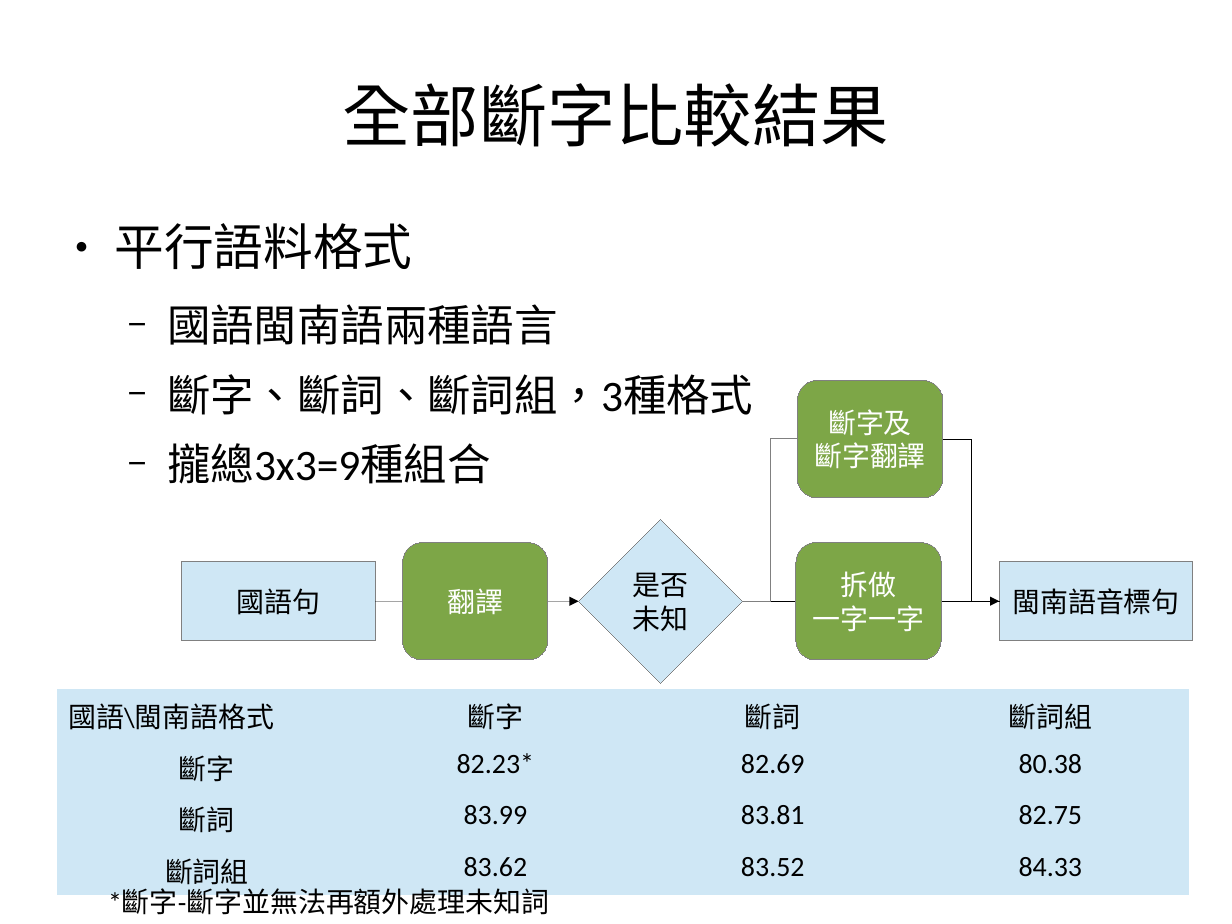
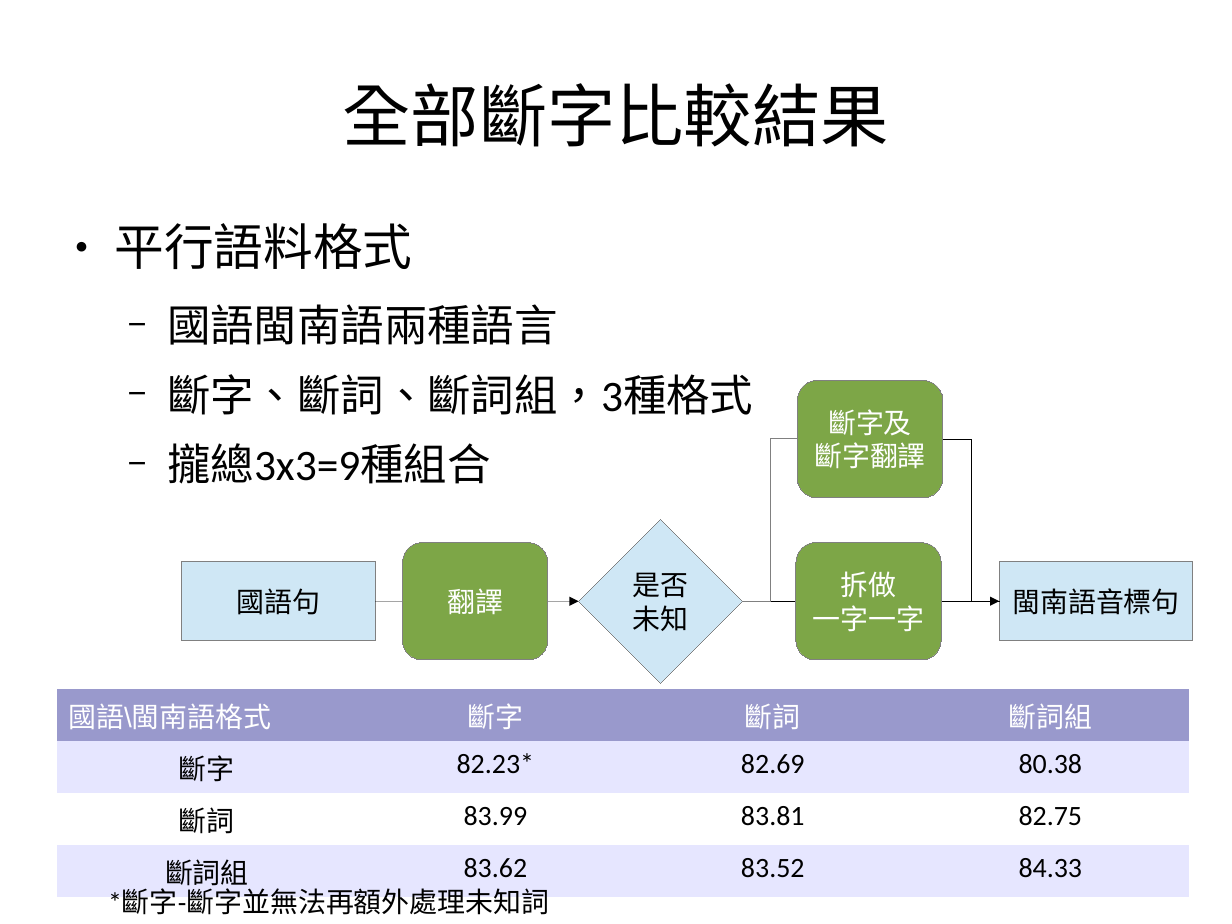
Before and after one commit to sih4sing5hong5/po3-ko3_tau5-iann2-phinn3, a slide deck: slide 12 of 翻譯報告.odp. Drawn at 1232x924 pixels with LibreOffice and Linux fonts; fonts in the diff are those of the drawing. Boxes give left, top, right and bottom in pixels: in the first picture for what was removed or moved away, otherwise in the second. Text is boxed around its words. In the diff, an @@ line names an element or a change of style, - is before the commit and + after.

```diff
--- a/翻譯報告.odp
+++ b/翻譯報告.odp
@@ table at <box>57,690,1188,894</box> @@
@@ fill #CFE7F5 to #9999CC in row 1 @@
@@ fill #CFE7F5 to #E6E6FF in 8 cells @@
@@ fill #CFE7F5 to #FFFFFF in row 3 @@
@@ font Calibri to Arial in "國語\閩南語格式" @@
@@ text colour #000000 to #FFFFFF in "國語\閩南語格式", "斷字", "斷詞", "斷詞組" @@
```
Also in this commit, not shown: 11 other slides changed.
